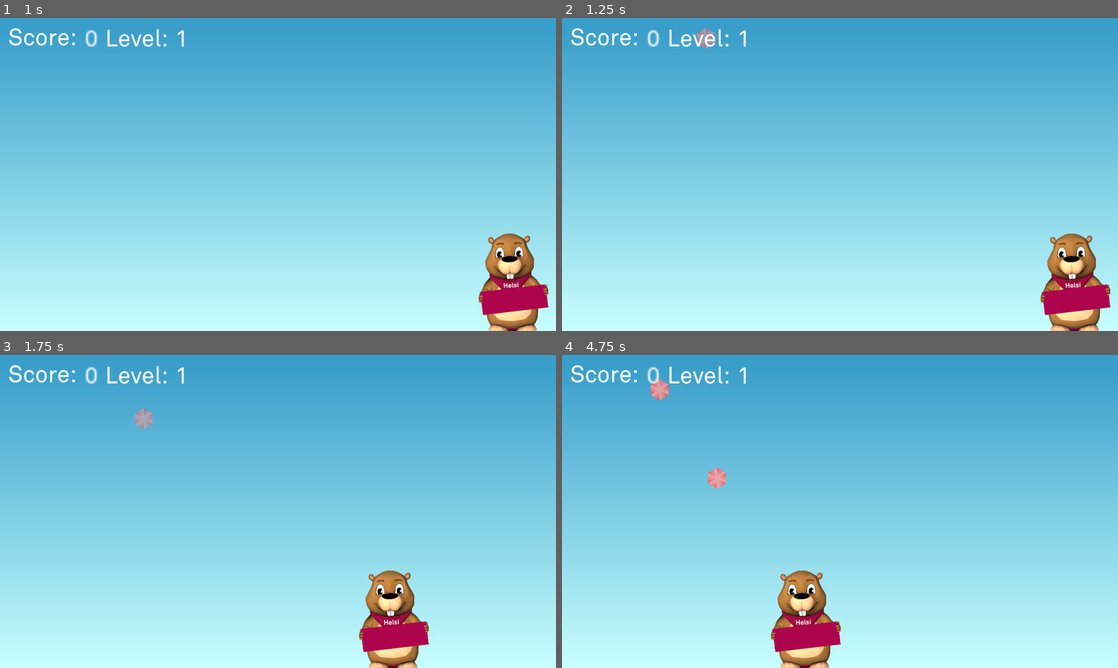
Above: before the commit, frames 1-4 (two rows, left to right).
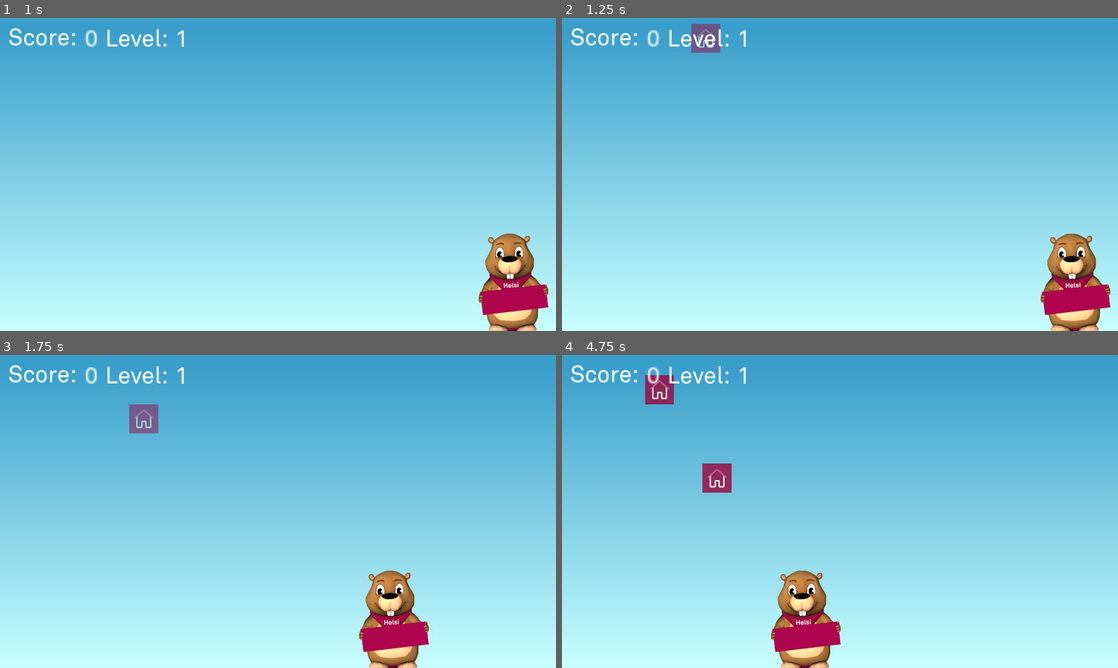
Above: after the commit, the same moments.

Repository: helsana/innoweek_game
Game: Godot game, scene res://World.tscn
Same seed, same stepped clock (60 frames per second), same inputs: the game is played once before the commit and once after it.
Inputs (mouse positions are in pixels of both pictures, inside the frame that each line leads up to):
- Up to frame 1 (1 s): click (517, 36) at 0.5 s
- Up to frame 2 (1.25 s): no input
- Up to frame 3 (1.75 s): move the mouse to (400, 495) at 1.27 s
- Up to frame 4 (4.75 s): move the mouse to (728, 527) at 2.02 s; click (1079, 373) at 2.75 s; move the mouse to (895, 442) at 3.52 s; move the mouse to (812, 574) at 4.27 s

Frame 1 is identical in both runs. In frame 2, 0.4% of the frame differs, in the area x 23-29%, y 1-12%; in frame 3, 0.5%; in frame 4, 1.0%, in the area x 14-31%, y 6-44%.

Commit message:
falling items

Diff:
--- a/SpawnedItem.tscn
+++ b/SpawnedItem.tscn
@@ -1,10 +1,10 @@
-[gd_scene load_steps=3 format=2]
+[gd_scene load_steps=3 format=3 uid="uid://bbcxta6hkdjqg"]
 
-[ext_resource path="res://SpawnedItem.gd" type="Script" id=1]
-[ext_resource path="res://FallingItem.png" type="Texture2D" id=2]
+[ext_resource type="Script" path="res://SpawnedItem.gd" id="1"]
+[ext_resource type="Texture2D" uid="uid://b6yotgd8yyvuk" path="res://helsanaplus.png" id="2_d7wgp"]
 
 [node name="SpawnedItem" type="Node2D"]
-script = ExtResource( 1 )
+script = ExtResource("1")
 
 [node name="Sprite2D" type="Sprite2D" parent="."]
-texture = ExtResource( 2 )
+texture = ExtResource("2_d7wgp")
Binary file removed: Basket.png
Not shown, removed: Basket.png.import
Binary file changed: FallingItem.png
Binary file changed: FallingItem1.png
Not shown: 1 places in World.tscn that only renumber resources
Not shown, changed: .DS_Store
